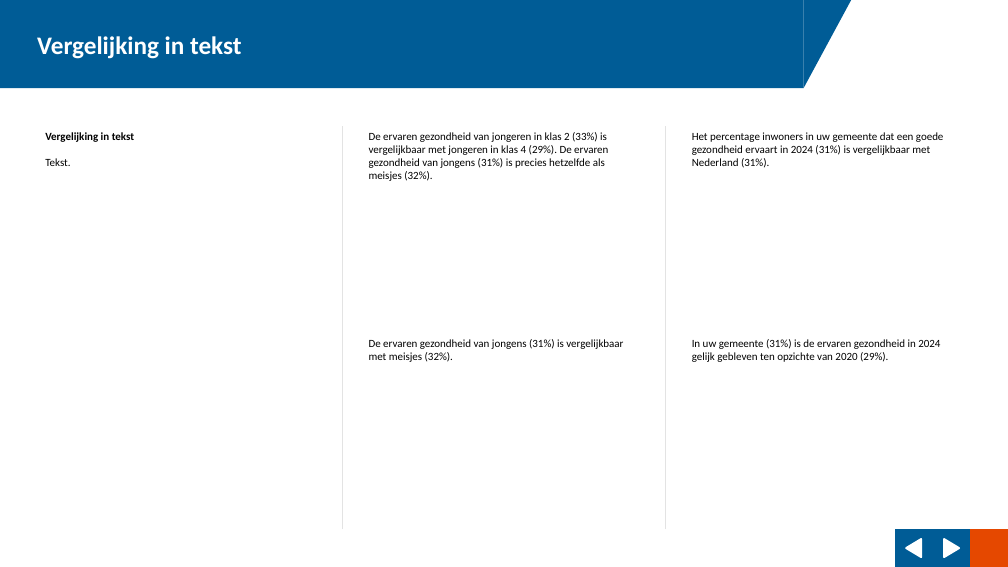
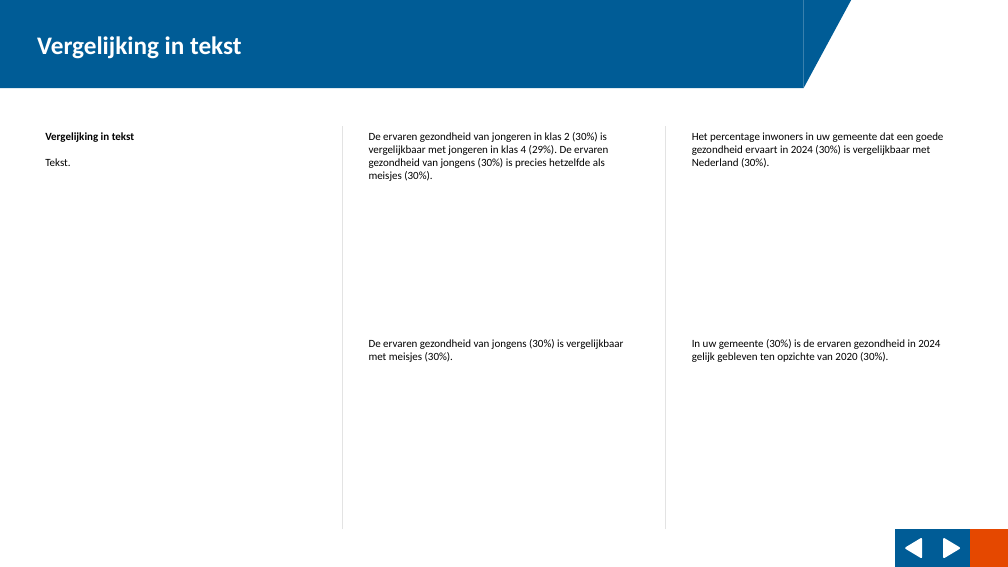
Before and after one commit to ggdatascience/reports_excel_to_powerpoint, a slide deck: slide 9 of example/Rapportage Zandwijk.pptx. Drawn at 1008x567 pixels with LibreOffice and Linux fonts; fonts in the diff are those of the drawing; background and template pictures are left out. Boxes give left, top, right and bottom in pixels: in the first picture for what was removed or moved away, otherwise in the second. Text is boxed around its words. In the diff, an @@ line names an element or a change of style, - is before the commit and + after.

```diff
--- a/example/Rapportage Zandwijk.pptx
+++ b/example/Rapportage Zandwijk.pptx
@@ text at [369, 132, 608, 181]: text changed @@
-De ervaren gezondheid van jongeren in klas 2 (33%) is vergelijkbaar met jongeren in klas 4 (29%). De ervaren gezondheid van jongens (31%) is precies hetzelfde als meisjes (32%).
+De ervaren gezondheid van jongeren in klas 2 (30%) is vergelijkbaar met jongeren in klas 4 (29%). De ervaren gezondheid van jongens (30%) is precies hetzelfde als meisjes (30%).
@@ text at [692, 132, 943, 168]: text changed @@
-Het percentage inwoners in uw gemeente dat een goede gezondheid ervaart in 2024 (31%) is vergelijkbaar met Nederland (31%).
+Het percentage inwoners in uw gemeente dat een goede gezondheid ervaart in 2024 (30%) is vergelijkbaar met Nederland (30%).
@@ text at [369, 339, 623, 362]: text changed @@
-De ervaren gezondheid van jongens (31%) is vergelijkbaar met meisjes (32%).
+De ervaren gezondheid van jongens (30%) is vergelijkbaar met meisjes (30%).
@@ text at [692, 339, 940, 362]: text changed @@
-In uw gemeente (31%) is de ervaren gezondheid in 2024 gelijk gebleven ten opzichte van 2020 (29%).
+In uw gemeente (30%) is de ervaren gezondheid in 2024 gelijk gebleven ten opzichte van 2020 (30%).
```
Also in this commit, not shown: 9 other slides changed, 1 slide added, 1 slide removed, 11 other files.
